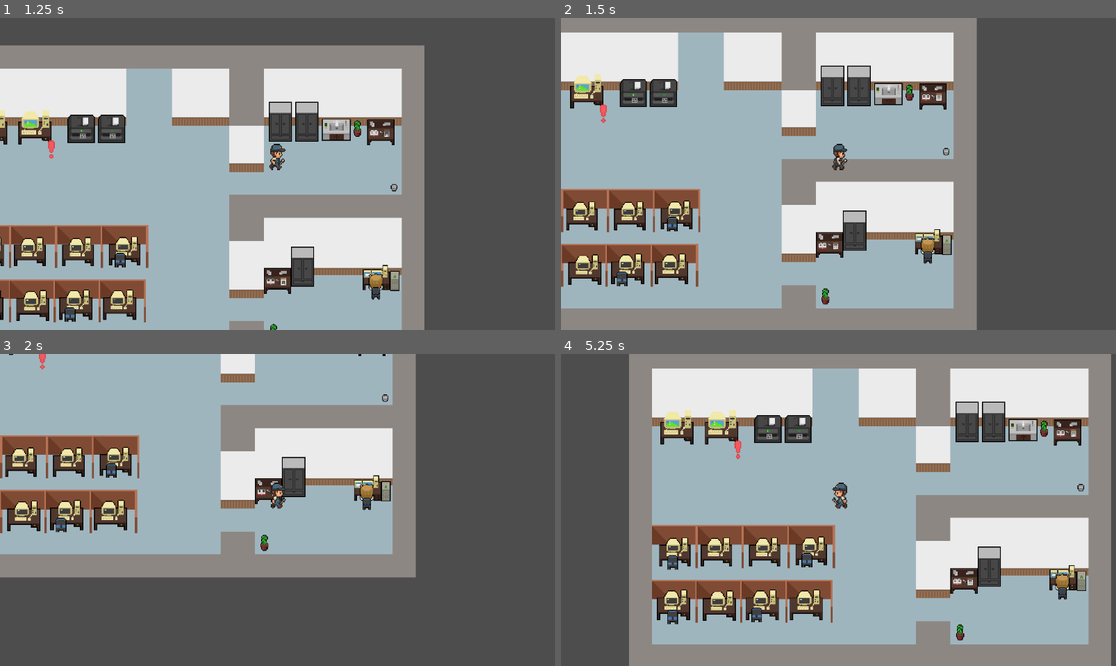
Above: before the commit, frames 1-4 (two rows, left to right).
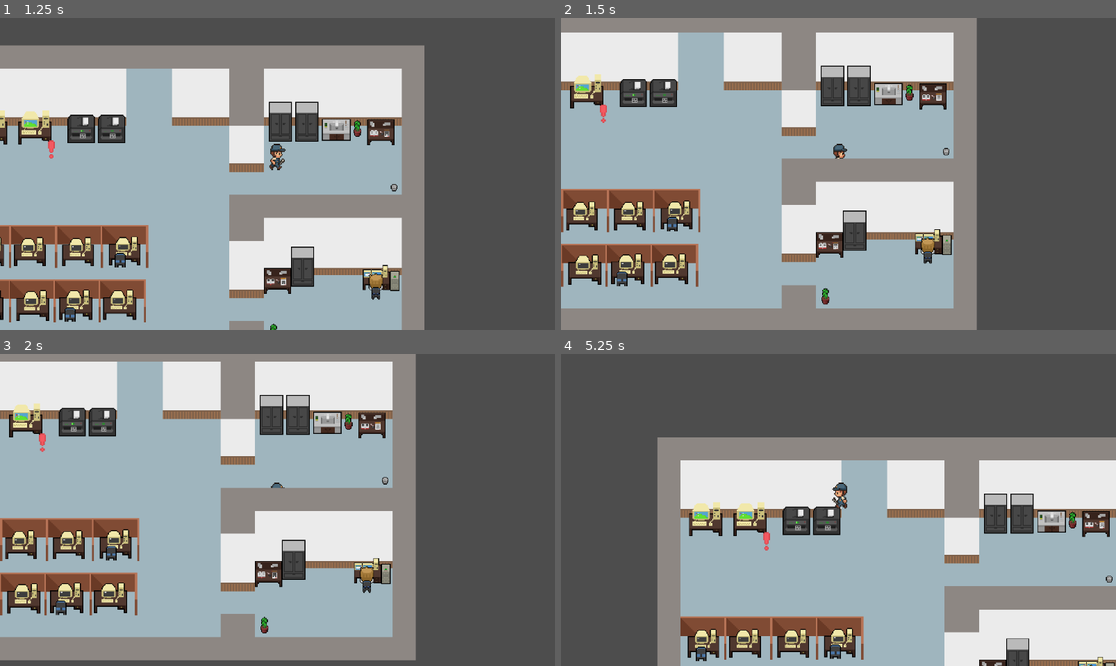
Above: after the commit, the same moments.

Repository: Lenni707/gamejam
Game: Godot game, scene res://Scenes/game.tscn
The game is run twice, just before and just after one commit, with the same random seed, the same clock (stepped at 60 frames per second) and the same inputs.
Inputs:
- Up to frame 1 (1.25 s): tap Enter at 0.5 s; hold D (right) from 0.53 s (still down); tap E (Interagieren) at 0.6 s
- Up to frame 2 (1.5 s): release D (right) at 1.28 s; hold S (down) from 1.28 s (still down); tap E (Interagieren) at 1.35 s
- Up to frame 3 (2 s): keep holding S (down)
- Up to frame 4 (5.25 s): release S (down) at 2.03 s; hold D (right) 2.03-2.78 s; tap E (Interagieren) every 0.75 s from 2.1 to 5.1 s; hold W (up) 2.78-3.53 s; hold A (left) 3.53-5.03 s; hold S (down) from 5.03 s (still down)

Frame 1 is identical in both runs. In frame 2, 0.1% of the frame differs, in the area x 39-71%, y 44-49%; in frame 3, 59%; in frame 4, 74%, in the area x 12-100%, y 0-100%.

Commit message:
Wall Colisions

Diff:
--- a/Scenes/game.tscn
+++ b/Scenes/game.tscn
@@ -16,6 +16,7 @@
 [ext_resource type="PackedScene" uid="uid://dugx7ujiqokry" path="res://Scenes/player.tscn" id="13_rfjv2"]
 [ext_resource type="Texture2D" uid="uid://cx2ddmusmeskd" path="res://Assets/free-office-pixel-art/Chair.png" id="14_1phco"]
 [ext_resource type="PackedScene" uid="uid://ttbduj02m7tv" path="res://Scenes/alarm.tscn" id="15_nb51f"]
+[ext_resource type="Texture2D" uid="uid://dfboce71sh16s" path="res://Assets/free-office-pixel-art/wall.png" id="17_ewbju"]
 
 [sub_resource type="TileSetAtlasSource" id="TileSetAtlasSource_qxrlw"]
 texture = ExtResource("1_ebmjs")
@@ -4103,6 +4104,15 @@
 [sub_resource type="TileSet" id="TileSet_wrm1d"]
 sources/0 = SubResource("TileSetAtlasSource_qxrlw")
 
+[sub_resource type="RectangleShape2D" id="RectangleShape2D_85qyi"]
+size = Vector2(670, 33)
+
+[sub_resource type="RectangleShape2D" id="RectangleShape2D_iivbl"]
+size = Vector2(33, 391)
+
+[sub_resource type="RectangleShape2D" id="RectangleShape2D_ewbju"]
+size = Vector2(241, 82)
+
 [node name="game" type="Node2D"]
 script = ExtResource("1_nnt18")
 
@@ -4110,6 +4120,34 @@
 tile_set = SubResource("TileSet_wrm1d")
 format = 2
 layer_0/tile_data = PackedInt32Array(-786448, 1966080, 5, -720912, 1966080, 5, -655376, 1966080, 5, -589840, 1966080, 5 …(24820 unchanged characters)…
+
+[node name="StaticBody2D" type="StaticBody2D" parent="TileMap"]
+
+[node name="CollisionShape2D" type="CollisionShape2D" parent="TileMap/StaticBody2D"]
+position = Vector2(49, 192.5)
+shape = SubResource("RectangleShape2D_85qyi")
+
+[node name="CollisionShape2D2" type="CollisionShape2D" parent="TileMap/StaticBody2D"]
+position = Vector2(47, -224)
+shape = SubResource("RectangleShape2D_85qyi")
+
+[node name="CollisionShape2D3" type="CollisionShape2D" parent="TileMap/StaticBody2D"]
+position = Vector2(-272.5, -12.5)
+shape = SubResource("RectangleShape2D_iivbl")
+
+[node name="CollisionShape2D4" type="CollisionShape2D" parent="TileMap/StaticBody2D"]
+position = Vector2(369, -17)
+shape = SubResource("RectangleShape2D_iivbl")
+
+[node name="Wall" type="Sprite2D" parent="TileMap/StaticBody2D"]
+z_index = 45
+position = Vector2(232.5, -16.125)
+scale = Vector2(4.15517, 0.786585)
+texture = ExtResource("17_ewbju")
+
+[node name="CollisionShape2D5" type="CollisionShape2D" parent="TileMap/StaticBody2D"]
+position = Vector2(232.5, 39)
+shape = SubResource("RectangleShape2D_ewbju")
 
 [node name="Items" type="Node" parent="."]
 
Not shown: 1 places in Scenes/game.tscn that only renumber resources
Not shown: 1 places in Scenes/mini_game_popup.tscn that only renumber resources
